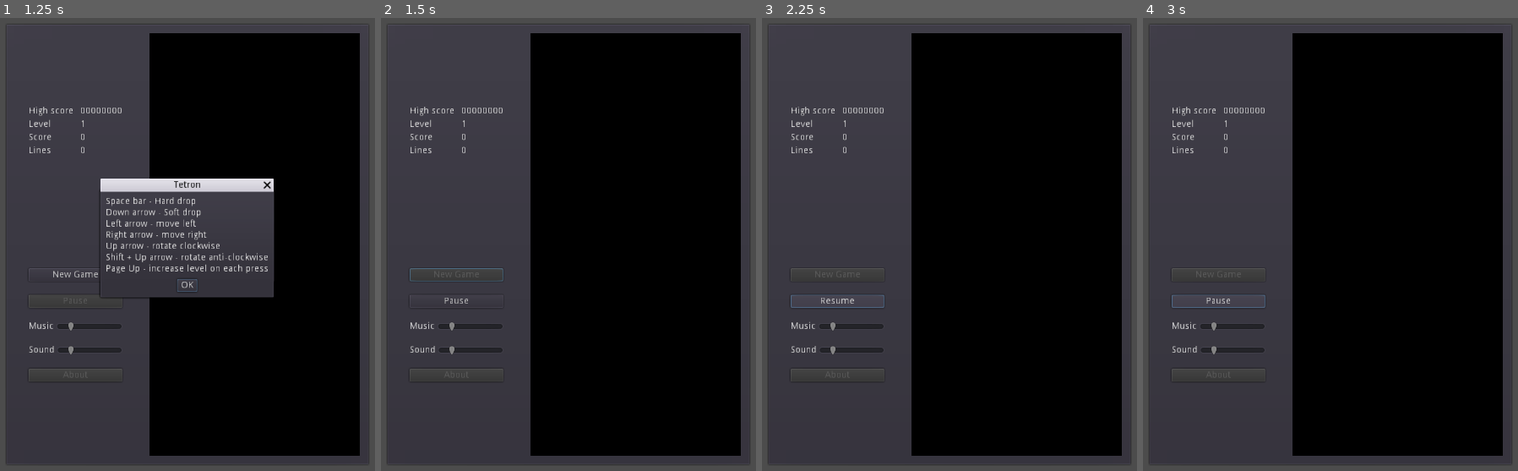
Above: before the commit, frames 1-4 (left to right).
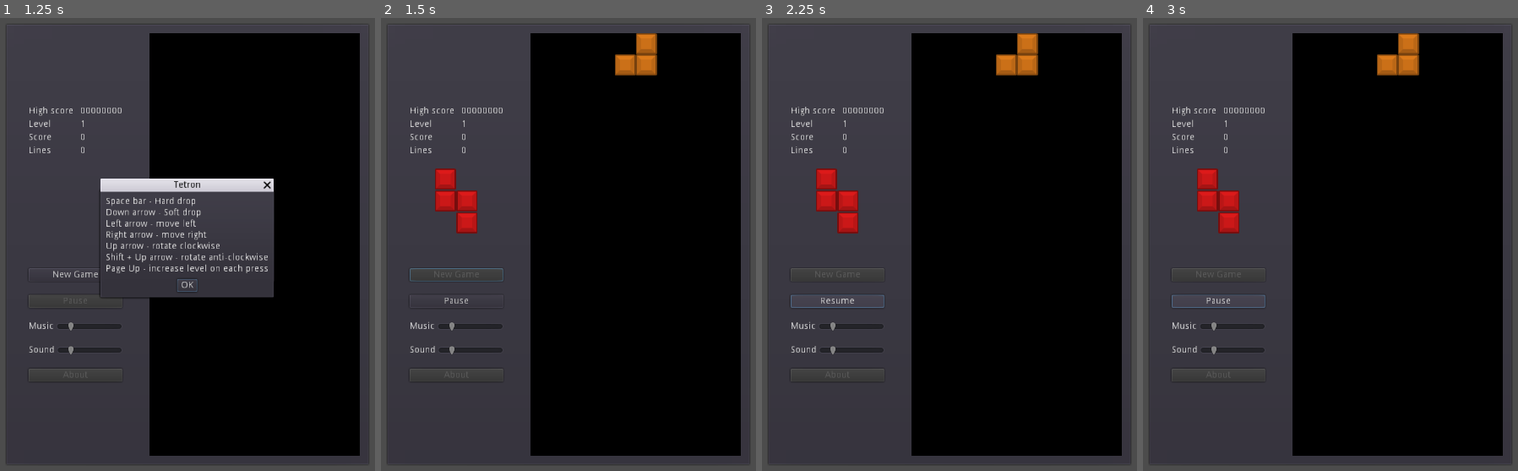
Above: after the commit, the same moments.

Repository: wojteksuchy/tetron
Game: Godot game, scene res://scenes/Main.tscn
Same seed, same stepped clock (60 frames per second), same inputs: the game is played once before the commit and once after it. Sound files missing from this copy of the repository are replaced by a short silence.
Inputs:
- Up to frame 1 (1.25 s): click "About" at 0.5 s
- Up to frame 2 (1.5 s): click "New Game" at 1.25 s
- Up to frame 3 (2.25 s): click "Pause" at 2 s
- Up to frame 4 (3 s): click "Resume" at 2.75 s

Frame 1 is identical in both runs. In frame 2, 1.8% of the frame differs, in the area x 14-74%, y 3-48%; in frame 3, 1.8%; in frame 4, 1.8%.

Commit message:
refactored, added Ticker

Diff:
--- a/scenes/Main.tscn
+++ b/scenes/Main.tscn
@@ -23,3 +23,5 @@
 
 [node name="MusicPlayer" type="AudioStreamPlayer" parent="."]
 stream = ExtResource( 3 )
+
+[node name="Ticker" type="Timer" parent="."]
--- a/scripts/GUI.gd
+++ b/scripts/GUI.gd
@@ -2,8 +2,8 @@
 
 
 
-var music := -20
-var sound := -20
+var music = -20
+var sound = -20
 var min_volume
 
 var level = 1 setget set_level
@@ -13,7 +13,7 @@
 
 var grid: GridContainer
 var next: GridContainer
-var number_of_cells := 200
+var number_of_cells = 200
 
 
 signal button_pressed(button_name)
@@ -70,7 +70,7 @@
 	find_node("Sound").value = data.sound
 
 
-func add_cells(grid_node: GridContainer, how_many_cells: int ) -> void:
+func add_cells(grid_node, how_many_cells) -> void:
 	var number_cells = grid_node.get_child_count() # how many cells is onready in grid
 	while number_cells < how_many_cells:
 		grid_node.add_child(grid_node.get_child(0).duplicate())
@@ -81,16 +81,16 @@
 	clear_cells(next)
 
 
-func clear_cells(grid_node: GridContainer) -> void:
+func clear_cells(grid_node) -> void:
 	for cell in grid_node.get_children():
 		cell.modulate.a = 0.0
 
 
-func set_button_state(button: String, state: bool) -> void:
+func set_button_state(button, state) -> void:
 	find_node(button).set_disabled(state)
 
 
-func set_button_text(button: String, text: String) -> void:
+func set_button_text(button, text) -> void:
 	find_node(button).set_text(text)
 
 
@@ -118,11 +118,11 @@
 	set_button_state("About", false)
 
 
-func _on_Music_value_changed(value: float) -> void:
+func _on_Music_value_changed(value) -> void:
 	music = value
 	emit_signal("button_pressed", "Music")
 
 
-func _on_Sound_value_changed(value: float) -> void:
+func _on_Sound_value_changed(value) -> void:
 	sound = value
 	emit_signal("button_pressed", "Sound")
--- a/scripts/Main.gd
+++ b/scripts/Main.gd
@@ -4,18 +4,25 @@
 enum directions{ROTATE_LEFT, ROTATE_RIGHT}
 
 
-const DISABLED := true
-const ENABLED := false
-const MIN_AUDIO_LEVEL := -24
-
-var state :int = states.STOPPED
-
-var gui: Node
-var music_position := 0.0
-var grid := []
+const DISABLED = true
+const ENABLED = false
+const MIN_AUDIO_LEVEL = -24
+const START_POS = 5
+const END_POS = 25
+const TICK_SPEED = 1.0
+const FAST_MULTIPLE = 10
+const MAX_LEVEL = 100
+
+var state  = states.STOPPED
+
+var gui
+var music_position = 0.0
+var grid = []
 var cols
-var shape : Object = ShapeData
-var pos := 0 #grid_position
+onready var shape: ShapeData
+var next_shape: ShapeData
+var pos = 0 #grid_position
+var count = 0
 
 func _ready() -> void:
 	gui = $GUI
@@ -23,7 +30,7 @@
 	gui.set_button_states(ENABLED)
 	cols = gui.grid.get_columns()
 	gui.reset_stats()
-
+	randomize()
 
 
 func clear_grid() -> void:
@@ -32,6 +39,23 @@
 	for i in grid.size():
 		grid[i] = false
 	gui.clear_all_cells()
+
+
+
+
+
+func move_shape(new_position, rotate_direction = null) -> bool:
+	remove_shape_from_grid()
+	# rotate and store undo direction
+	rotate_direction = rotate(rotate_direction)
+	# update position if we can place shape else undo rotation
+	var ok = place_shape(new_position)
+	if ok:
+		pos = new_position
+	else:
+		rotate(rotate_direction)
+	add_shape_to_grid()
+	return ok
 
 
 func rotate(rotate_direction) -> int:
@@ -45,20 +69,6 @@
 	return rotate_direction
 
 
-func move_shape(new_position :int, rotate_direction = null) -> bool:
-	remove_shape_from_grid()
-	# rotate and store undo direction
-	rotate_direction = rotate(rotate_direction)
-	# update position if we can place shape else undo rotation
-	var ok := place_shape(new_position)
-	if ok:
-		pos = new_position
-	else:
-		rotate(rotate_direction)
-	add_shape_to_grid()
-	return ok
-
-
 func add_shape_to_grid() -> void:
 	place_shape(pos, true, false, shape.color)
 
@@ -71,8 +81,8 @@
 	place_shape(pos, false, true)
 
 
-func place_shape(index : int, add_tiles := false, lock := false, color := Color(0)) -> bool:
-	var ok := true
+func place_shape(index, add_tiles = false, lock = false, color = Color(0)) -> bool:
+	var ok = true
 	var size = shape.coordinates.size() # size of the shape
 	var offset = shape.coordinates[0]
 	var y = 0
@@ -123,9 +133,52 @@
 	music_position = 0.0
 	if _is_music_on():
 		_music(states.PLAY)
+	clear_grid()
+	gui.reset_stats(gui.high_score)
+	new_shape()
+
+
+func new_shape() -> void:
+	if next_shape:
+		shape = next_shape
+	else:
+		shape = Shapes.get_shape()
+	next_shape = Shapes.get_shape()
+	gui.set_next_shape(next_shape)
+	pos = START_POS
+	add_shape_to_grid()
+	normal_drop()
+	level_up()
+
+
+func level_up() -> void:
+	count += 1
+	if count % 10 == 0:
+		incrase_level()
+
+
+func incrase_level() -> void:
+	if gui.level < MAX_LEVEL:
+		gui.level += 1
+		$Ticker.set_wait_time(TICK_SPEED / gui.level)
+
+
+func normal_drop() -> void:
+	$Ticker.start(TICK_SPEED / gui.level)
+
+
+func soft_drop() -> void:
+	$Ticker.stop()
+	$Ticker.start(TICK_SPEED / gui.level / FAST_MULTIPLE)
+
+
+func hard_drop() -> void:
+	$Ticker.stop()
+	$Ticker.start(TICK_SPEED / MAX_LEVEL)
 
 
 func _game_over() -> void:
+	$Ticker.stop()
 	gui.set_button_states(ENABLED)
 	if _is_music_on():
 		_music(states.STOP)
@@ -146,7 +199,7 @@
 		gui.high_score = gui.score
 
 
-func _music(action: int) -> void:
+func _music(action) -> void:
 	if action == states.PLAY:
 		$MusicPlayer.volume_db = gui.music
 		if !$MusicPlayer.is_playing():
@@ -166,7 +219,7 @@
 	return gui.sound > gui.min_volume
 
 
-func _sound(action: int) -> void:
+func _sound(action) -> void:
 	if action == states.PLAY:
 		print("Sound on. Level: %d", gui.sound)
 	else:
--- a/scripts/ShapeData.gd
+++ b/scripts/ShapeData.gd
@@ -15,7 +15,7 @@
 	_rotate_grid(1, -1)
 
 
-func _rotate_grid(sign_of_x: int, sign_of_y: int) -> void:
+func _rotate_grid(sign_of_x, sign_of_y) -> void:
 	var rotate_grid = grid.duplicate(true)
 	for x in coordinates:
 		for y in coordinates:
--- a/scripts/Shapes.gd
+++ b/scripts/Shapes.gd
@@ -1,7 +1,7 @@
 extends GridContainer
 
-var _shapes := []
-var _index := 0
+var _shapes = []
+var _index = 0
 
 func _ready() -> void:
 	for shape in get_children():
@@ -15,6 +15,7 @@
 
 		if size % 2 == 0:
 			data.coordinates.remove(s2)
+		#print(data.coordinates)
 		data.grid = _get_grid(size, shape.get_children())
 		_shapes.append(data)
 
@@ -32,10 +33,10 @@
 	return shape_data
 
 
-func _get_grid(number_of_columns :int, cells :Array) -> Array:
-	var grid := []
-	var row := []
-	var index := 0
+func _get_grid(number_of_columns, cells) -> Array:
+	var grid = []
+	var row = []
+	var index = 0
 	for cell in cells:
 		row.append(cell.modulate.a > 0.1)
 		index += 1
